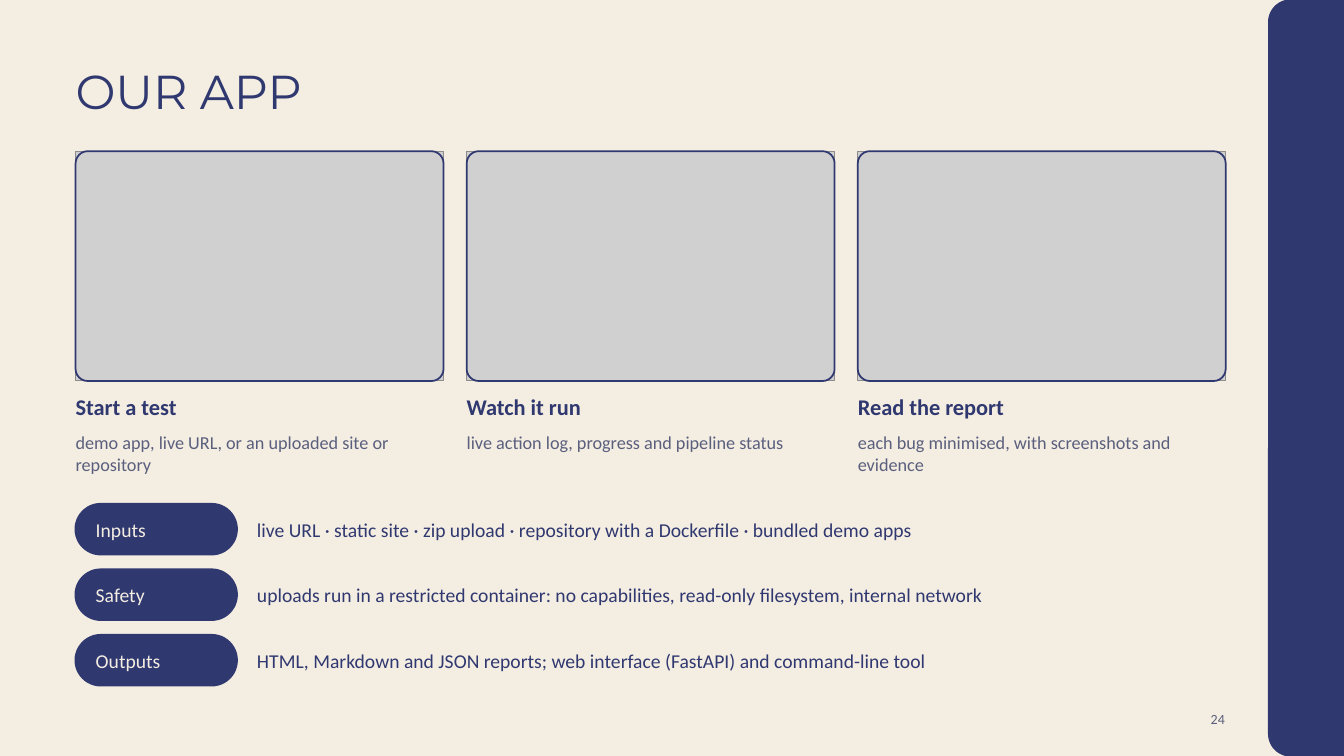
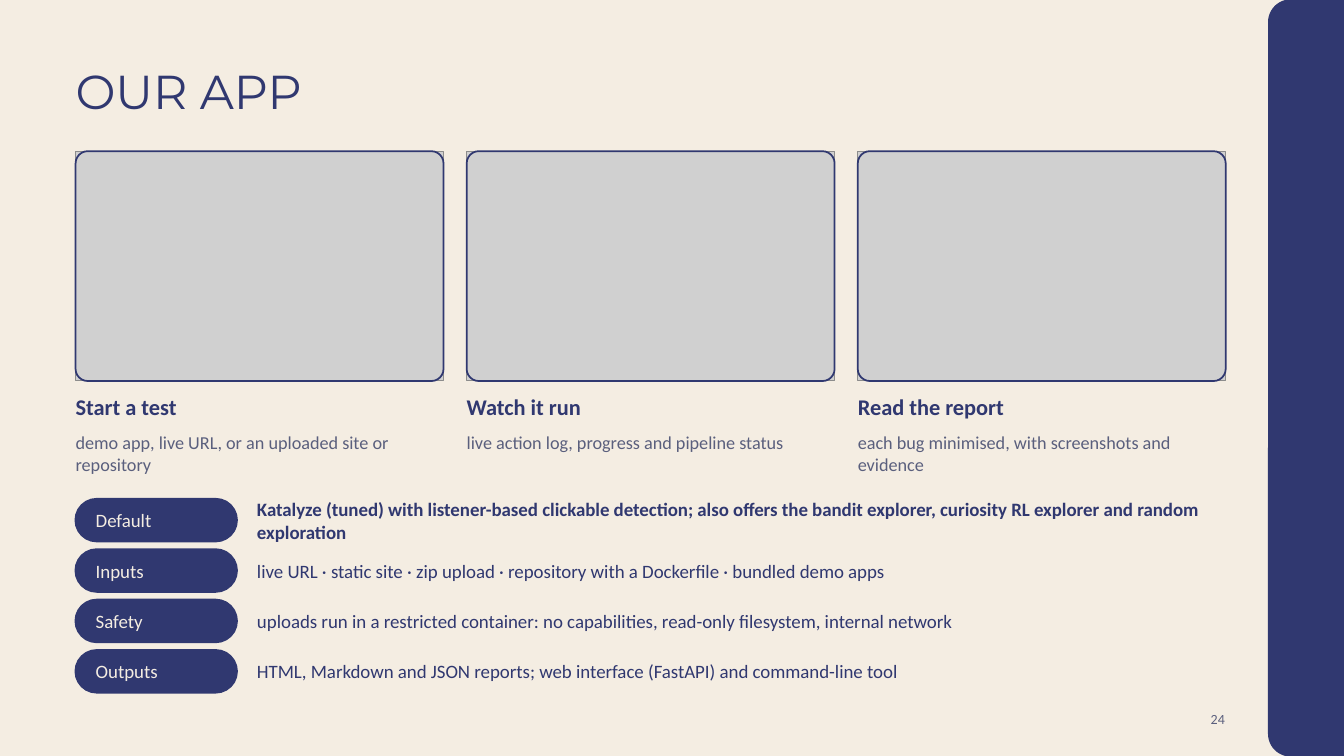
Before and after one commit to Rustlogan2k/Autonomous-web-testing-agent, a slide deck: slide 24 of Katalyze_Final_Review.pptx. Drawn at 1344x756 pixels with LibreOffice and Linux fonts; fonts in the diff are those of the drawing; grey boxes stand for pictures. Boxes give left, top, right and bottom in pixels: in the first picture for what was removed or moved away, otherwise in the second. Text is boxed around its words. In the diff, an @@ line names an element or a change of style, - is before the commit and + after.

```diff
--- a/Katalyze_Final_Review.pptx
+++ b/Katalyze_Final_Review.pptx
@@ rounded rectangle: place and size @@
-rounded rectangle at (76,504,237,555)
+rounded rectangle at (76,499,237,541)
@@ text added at (257,502,1198,542), 13.5 pt, text #303870, bold @@
+Katalyze (tuned) with listener-based clickable detection; also offers the bandit explorer, curiosity RL explorer and random exploration
@@ text added at (96,514,152,527), 13.5 pt, text #F4EDE2 @@
+Default
@@ rounded rectangle: place and size @@
-rounded rectangle at (76,570,237,620)
+rounded rectangle at (76,549,237,592)
@@ size 14 to 13.5 pt in 6 elements at (257,664,897,681), (96,665,158,681), (257,615,952,631), (96,615,143,631), (257,565,884,581), (96,566,144,581) @@
@@ text "Inputs": place and size @@
-text "Inputs" at (96,524,146,540)
+text "Inputs" at (96,566,144,581)
@@ text "live URL · static site ...": place and size @@
-text "live URL · static site ..." at (257,523,912,540)
+text "live URL · static site ..." at (257,565,884,581)
@@ rounded rectangle: place and size @@
-rounded rectangle at (76,635,237,686)
+rounded rectangle at (76,600,237,642)
@@ text "Safety": place and size @@
-text "Safety" at (96,588,145,605)
+text "Safety" at (96,615,143,631)
@@ text "uploads run in a restricted ...": place and size @@
-text "uploads run in a restricted ..." at (257,588,981,605)
+text "uploads run in a restricted ..." at (257,615,952,631)
@@ rounded rectangle added at (76,650,237,693), fill #303870, outline #303870 1.5 pt @@
@@ text "Outputs": place and size @@
-text "Outputs" at (96,655,161,671)
+text "Outputs" at (96,665,158,681)
@@ text "HTML, Markdown and JSON reports; ...": place and size @@
-text "HTML, Markdown and JSON reports; ..." at (257,654,926,671)
+text "HTML, Markdown and JSON reports; ..." at (257,664,897,681)
```
Also in this commit, not shown: 10 other files.
